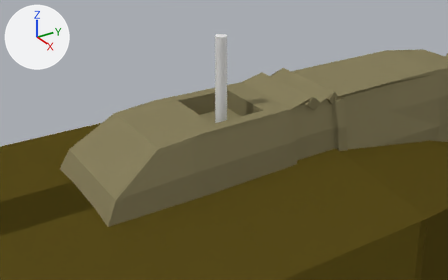
A saved change to the Blender file BluePrintSources/bell205uh1.blend.
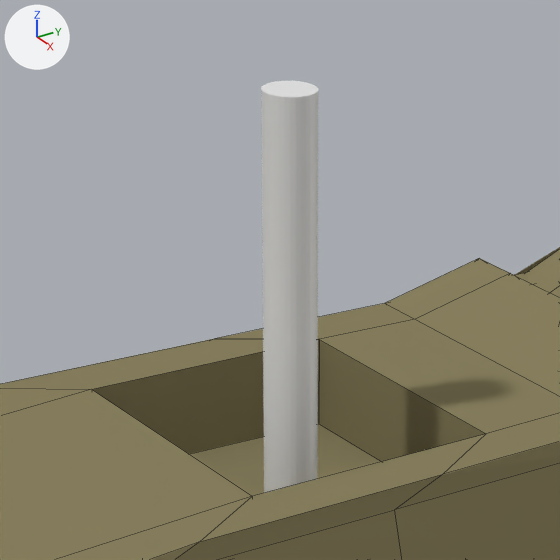
Each version is shown from a 50 mm lens placed at (2.472, -3.315, 2.167), pointed at (0.129, -1.835, 0.837), then close up on the part from 35% to 62% of the width and 6% to 49% of the height. Arrows for +X, +Y and +Z are at upper left; the lights stay in place. The close-ups show mesh edges as thin lines.

In view in the first close-up: 'Cylinder', 'engine'.
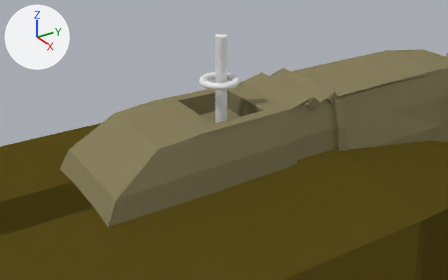
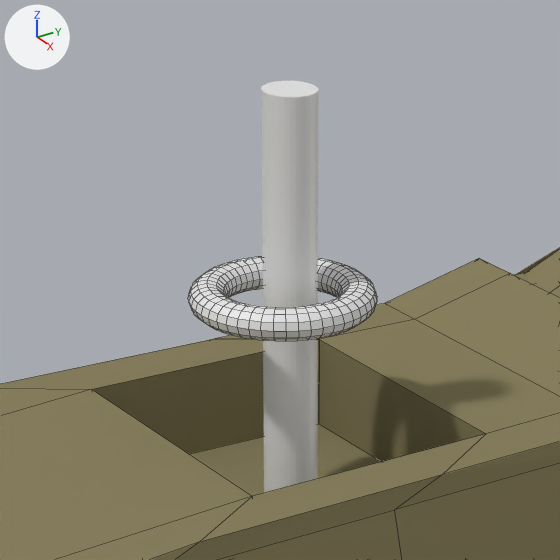
Changed parts and their boxes (x1, y1, x2, y2) in the close-ups (560 x 560 px):
'Torus', added: after (188, 257, 377, 341)

What changed in the scene script:
```text
Add me_torus:
    me_torus.from_pydata(...)  # a torus around z (ring radius 1.0, tube radius 0.25) spanning x -1.25..1.25, y -1.25..1.25, z -0.25..0.25
Add ob_torus:
    ob_torus = bpy.data.objects.new('Torus', me_torus)
    ob_torus.parent = ob_rotorandblades
    ob_torus.matrix_parent_inverse = Matrix(((1.0, 0.0, 0.0, -0.00477), (0.0, 1.0, 0.0, 1.773), (0.0, 0.0, 1.0, -0.693), (0.0, 0.0, 0.0, 1.0)))
    ob_torus.location = (0.0102, -1.786, 1.101)
    ob_torus.scale = (0.0815, 0.0811, 0.0686)
```
